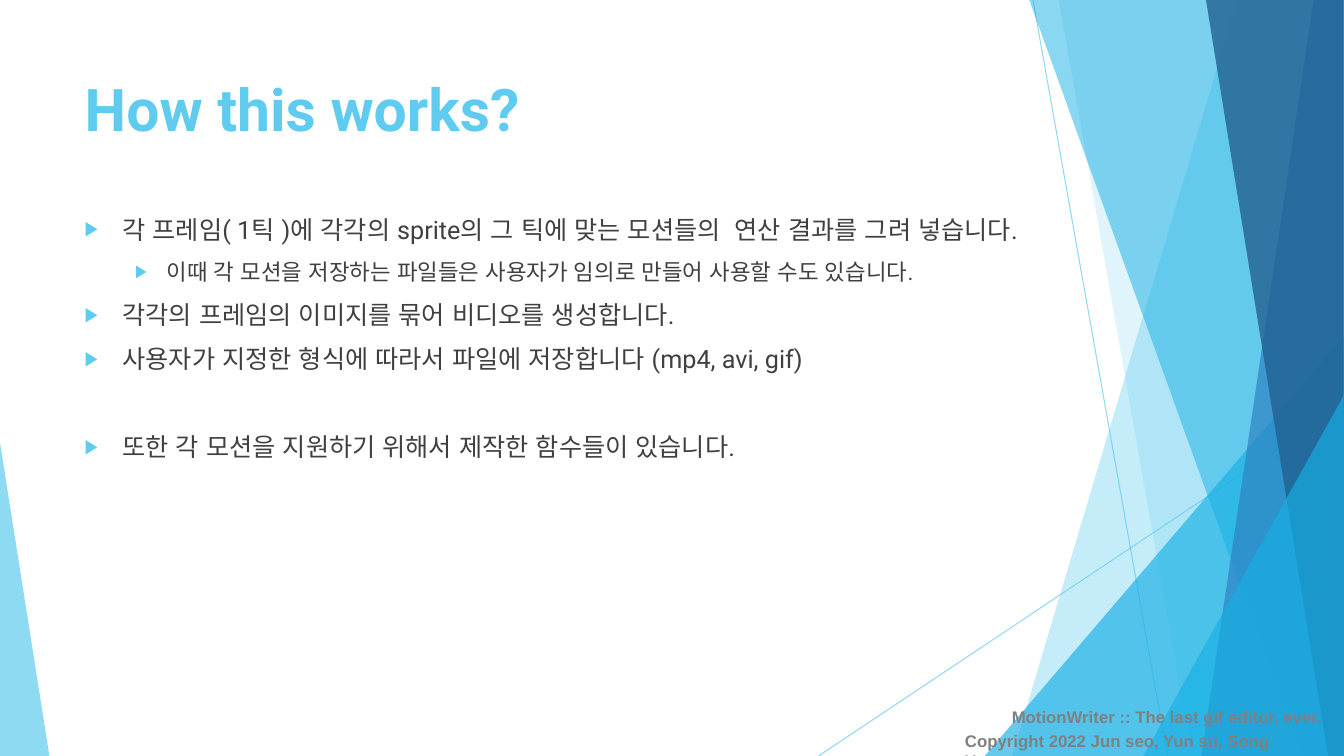
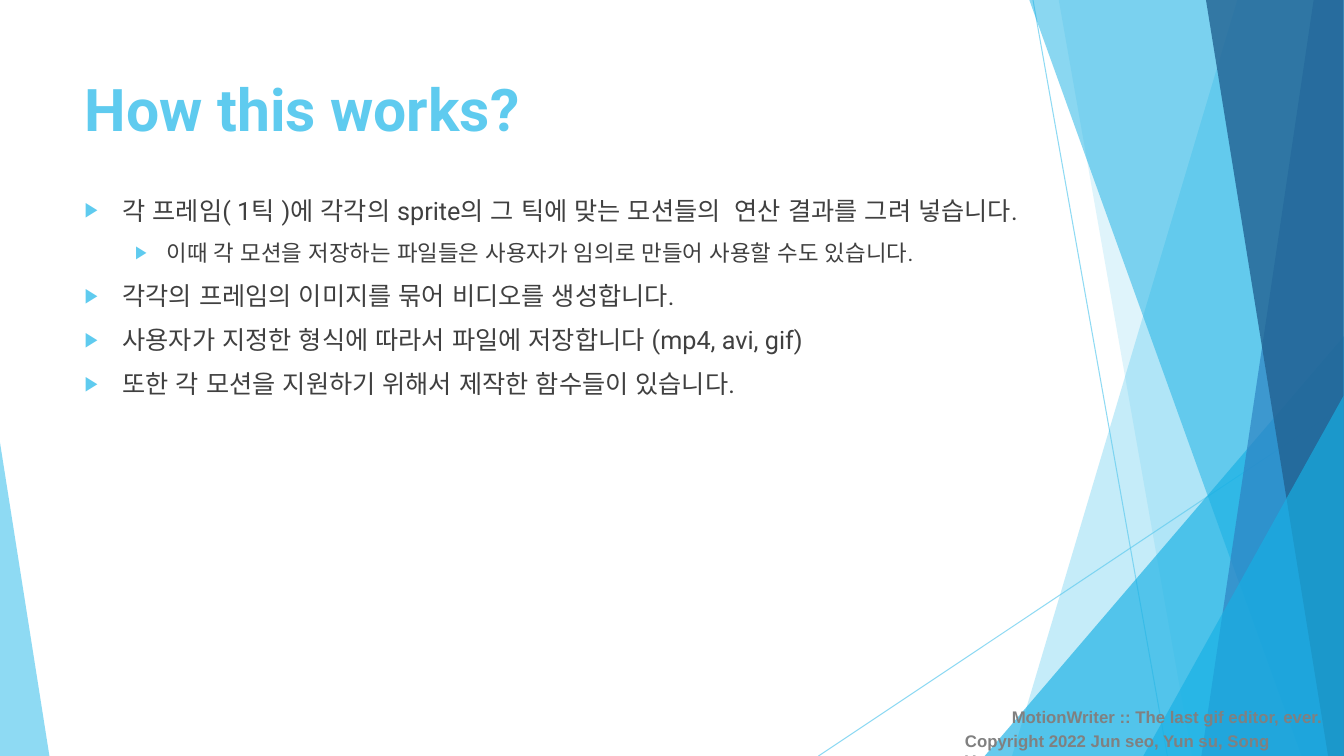
Before and after one commit to typeulli/MotionWriter, a slide deck: slide 8 of MotionWriter.pptx (slide 3 before the commit). Drawn at 1344x756 pixels with LibreOffice and Linux fonts; fonts in the diff are those of the drawing. Boxes give left, top, right and bottom in pixels: in the first picture for what was removed or moved away, otherwise in the second. Text is boxed around its words. In the diff, an @@ line names an element or a change of style, - is before the commit and + after.

```diff
--- a/MotionWriter.pptx
+++ b/MotionWriter.pptx
@@ text "각 프레임( 1틱 )에 각각의 ..." rewrapped from [123, 218, 1017, 458] to [123, 199, 1017, 395] @@
```
Also in this commit, not shown: 4 other slides changed, 9 slides added, 11 other files.
